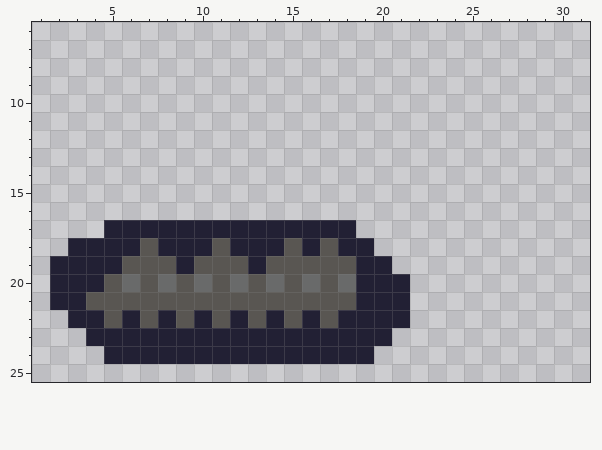
Edited in one commit: pixel-art file (partial/proiettile_base.aseprite). This is how it looked before the edit.
32x32 pixels, 1 frame. Shown: x 1..31, y 6..25. The old version is drawn lined up with the new one.
After the commit:
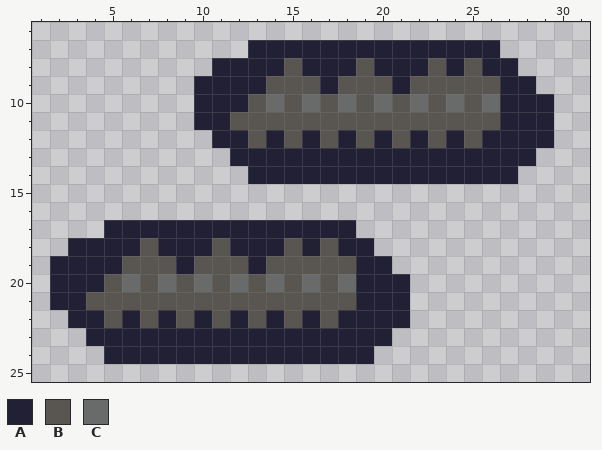
Palette (. is transparent): A #222034  B #595652  C #696a6a
Edits made:
whole drawing moved by -4,+4 (the old picture is shown already moved)
Changed rows in their new state; - is an unchanged pixel.
first column x 10:
 7 ---AAAAAAAAAAAAAA---
 8 -AAAABAAABAAABABAA--
 9 AAAABBBABBBABBBBBAA-
10 AAABCBCBCBCBCBCBCAAA
11 AABBBBBBBBBBBBBBBAAA
12 -AABABABABABABABAAAA
13 --AAAAAAAAAAAAAAAAA-
14 ---AAAAAAAAAAAAAAA--
Changed places in both pictures, as pixel boxes (x1, y1, x2, y2):
added: (194, 40, 554, 184)
